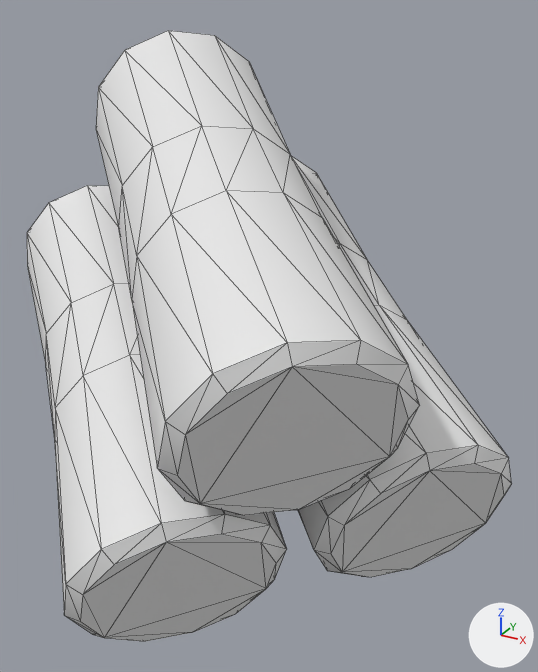
Renders of the glTF model src/assets/glb/kits/pirate/ui/Wood.glb from each side of a commit.
The view is the same before and after, from a camera (50 mm lens) standing at (37.1, -50.0, 24.9) and looking at (5.8, 6.9, -3.6). The lights are fixed; the arrows at lower right show +X, +Y and +Z. The older version comes first. Mesh edges are drawn as thin lines. Where no turn or scale is listed for an object, it has been applied to the vertices.

In view in the first picture: 'UI_Wood'.
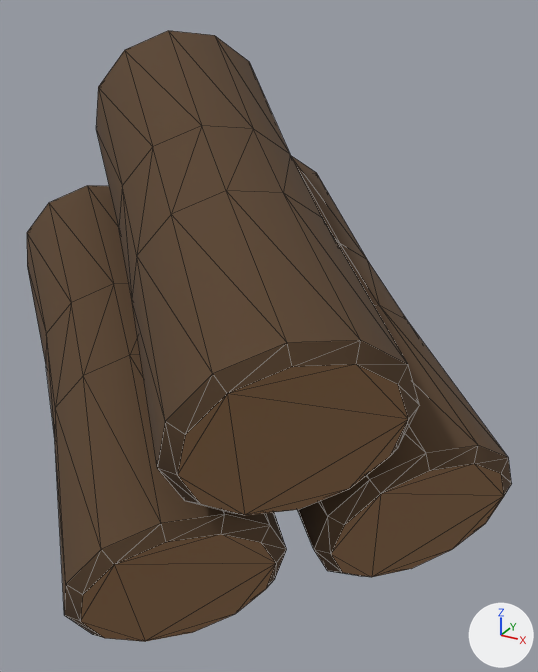
The newer file is also rescaled (x0.01) as a whole; pictures and numbers use the older file's frame.

Boxes (x1, y1, x2, y2) around the edits, measured in the pictures (538 x 672 px):
'UI_Wood', surface changed (white to brown)
    both: (27, 31, 512, 642)

Diff of the bpy script that builds the scene:
```diff
--- a/src/assets/glb/kits/pirate/ui/Wood.glb.py
+++ b/src/assets/glb/kits/pirate/ui/Wood.glb.py
@@ img_atlas_pirate @@
+img_atlas_pirate = load_image('Atlas_Pirate', '_unpacked/Atlas_Pirate', 32, 32, 'sRGB')
@@ mat_atlas @@
 mat_atlas = principled_material('Atlas')
-mat_atlas.base_color = (0.8, 0.8, 0.8)  # white #e7e7e7
-mat_atlas.roughness = 0.553
+mat_atlas.texture = img_atlas_pirate
+mat_atlas.roughness = 1.0
```
